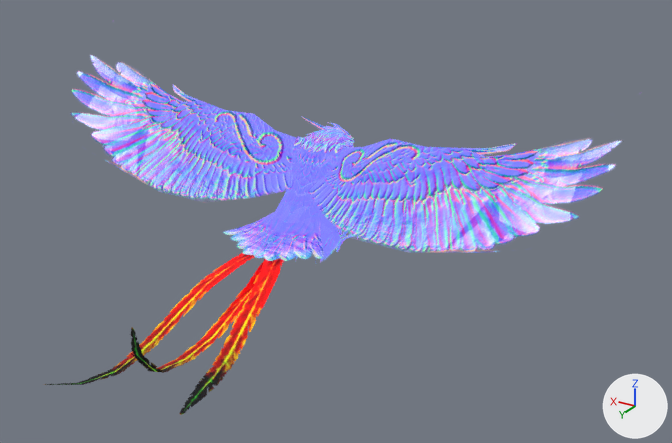
Renders of the glTF model public/models/phoenix.glb from each side of a commit.
One viewpoint serves both versions: a 50 mm camera at (-4.49, 5.89, 3.84) aimed at (-0.71, -0.4, 0.7). The axes (+X, +Y, +Z) are drawn at lower right. The lights are the same throughout. The first picture is the older version. Where no turn or scale is listed for an object, it has been applied to the vertices.
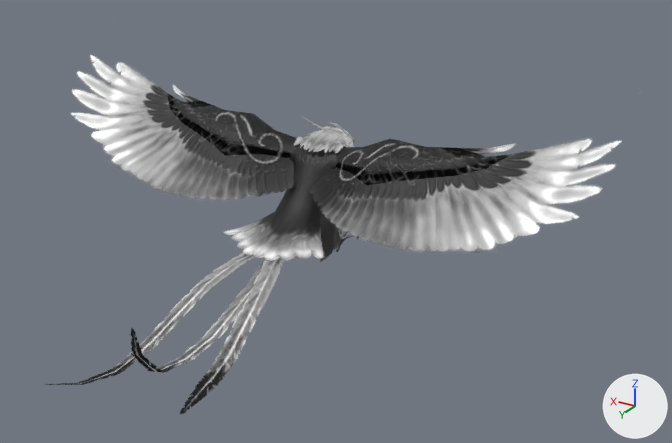
Location of each change, (x1, y1, x2, y2) in pixels of the pictures (672 x 443 px):
'Object_7', surface changed (blue to grey)
    both: (71, 55, 621, 264)
'Object_8', surface changed (lighter)
    both: (76, 253, 285, 415)

Edits to the bpy script that builds the scene:
```text
Change img_image_1:
    img_image_1: load_image('Image_1', '_unpacked/Image_1', 512, 512, 'sRGB') -> load_image('Image_1', '_unpacked/Image_1', 512, 512, 'Non-Color')
Change img_image_2:
    img_image_2: load_image('Image_2', '_unpacked/Image_2', 512, 512, 'Non-Color') -> load_image('Image_2', '_unpacked/Image_2', 512, 512, 'sRGB')
Change mat_material_15:
    where n2 = _N.new('ShaderNodeTexImage'); n2.name = 'Image Texture'
    n2.image: img_image_1 -> img_image_0
    where n5 = _N.new('ShaderNodeTexImage'); n5.name = 'Image Texture.002'
    n5.image: img_image_2 -> img_image_1
Change mat_material_16:
    where n2 = _N.new('ShaderNodeTexImage'); n2.name = 'Image Texture'
    n2.image: img_image_4 -> img_image_2
    where n3 = _N.new('ShaderNodeTexImage'); n3.name = 'Image Texture.001'
    n3.image: img_image_3 -> img_image_2
```
